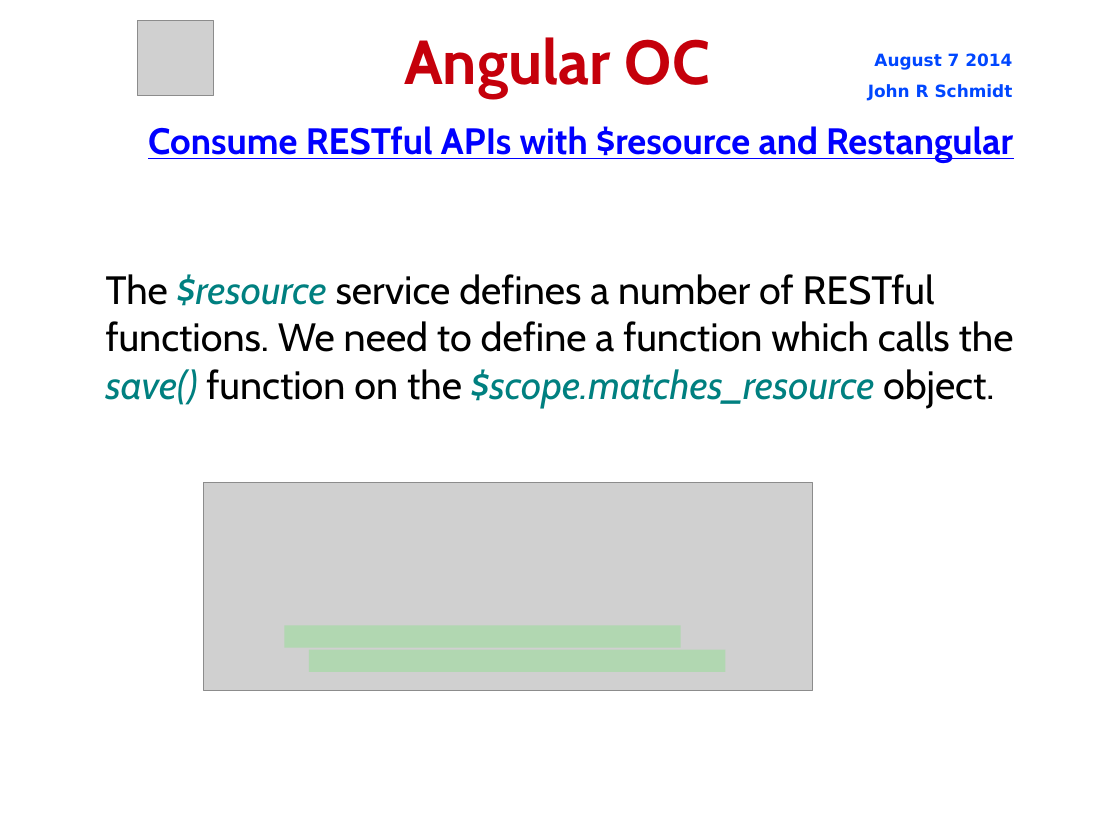
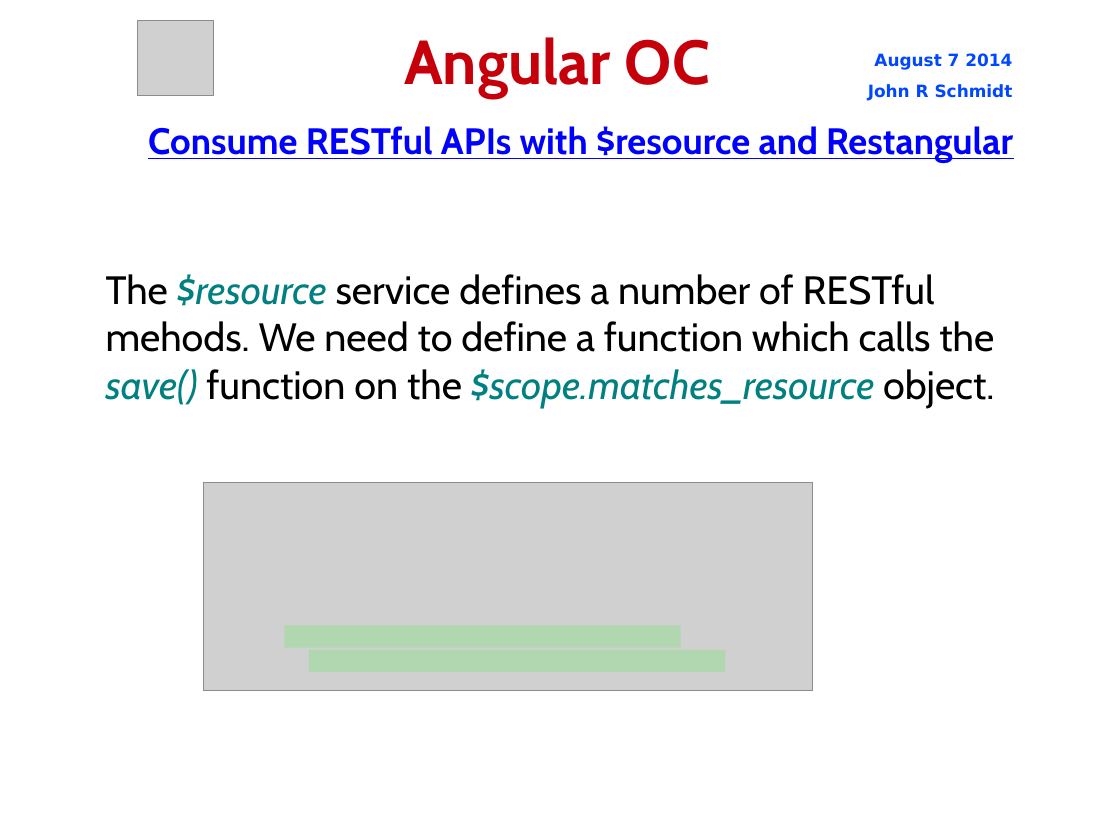
Before and after one commit to jrschmidt/fifa-angular-rest-demo, a slide deck: slide 41 of fifa.odp (slide 40 before the commit). Drawn at 1120x840 pixels with LibreOffice and Linux fonts; fonts in the diff are those of the drawing; grey boxes stand for pictures; background and template pictures are left out. Boxes give left, top, right and bottom in pixels: in the first picture for what was removed or moved away, otherwise in the second. Text is boxed around its words. In the diff, an @@ line names an element or a change of style, - is before the commit and + after.

Commit message:
updates to presentation

```diff
--- a/fifa.odp
+++ b/fifa.odp
@@ subtitle at (106,274,995,408): text changed @@
-The $resource service defines a number of RESTful functions. We need to define a function which calls the save() function on the $scope.matches_resource object.
+The $resource service defines a number of RESTful mehods. We need to define a function which calls the save() function on the $scope.matches_resource object.
```
Also in this commit, not shown: 3 other slides changed, 1 slide added.
